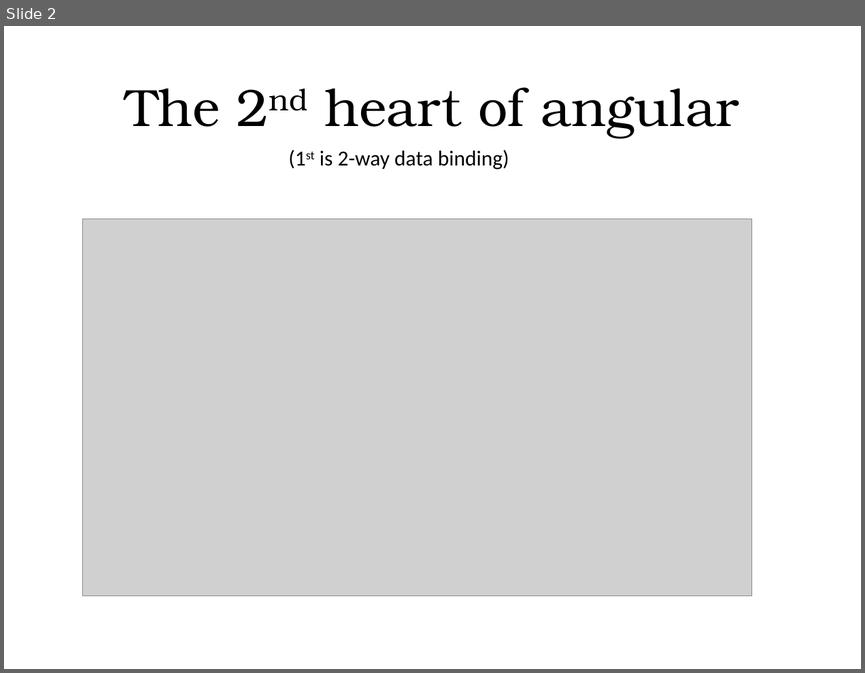
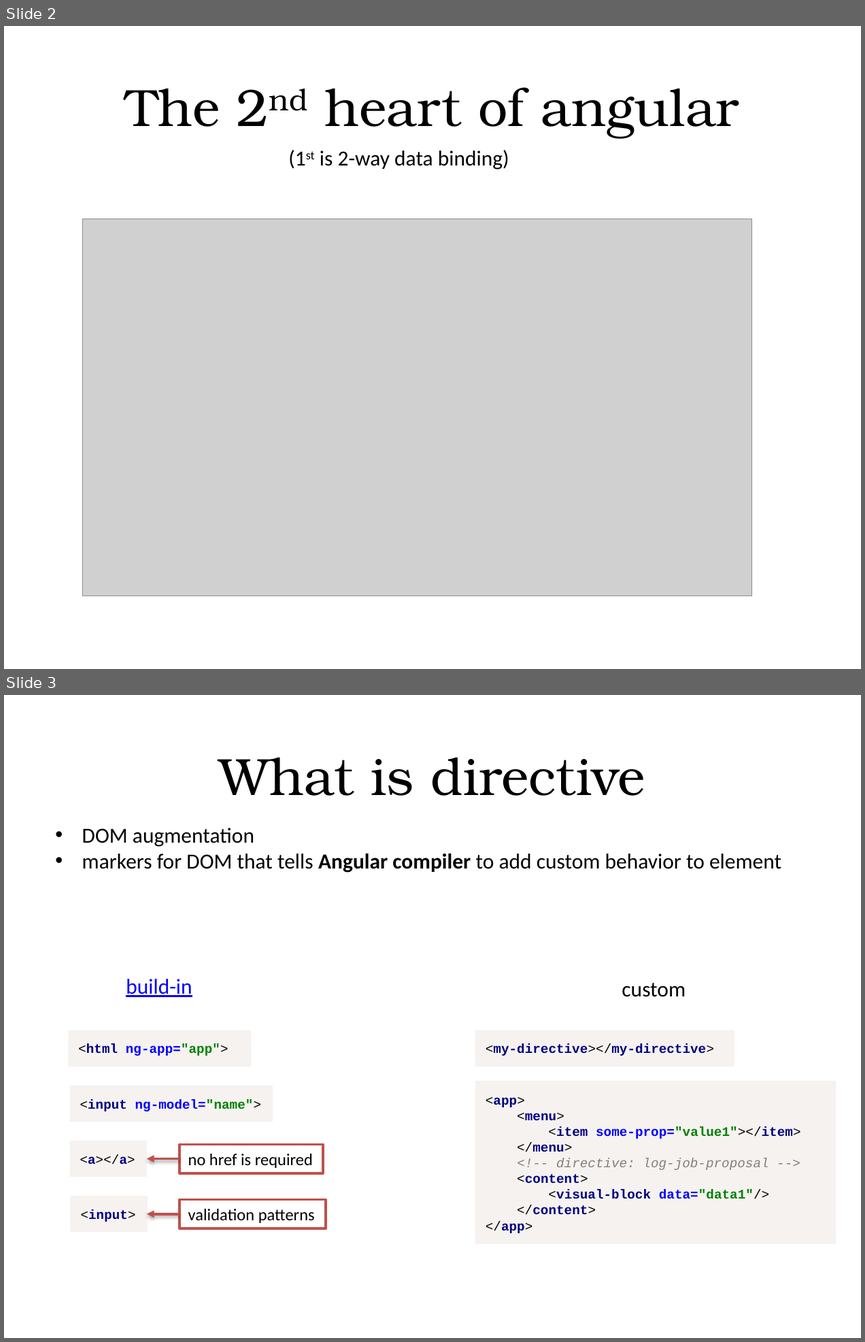
Before and after one commit to alexeymatveevp/angularjs-course, a slide deck: docs/03_directives.pptx. Shown one above the other, each under a label of ours: slide 2 before the commit, slides 2 and 3 after it. The pictures are 865x673 and 865x1342 pixels, drawn with LibreOffice and Linux fonts; fonts in the diff are those of the drawing; grey boxes stand for pictures. Boxes give left, top, right and bottom in pixels: in the first picture for what was removed or moved away, otherwise in the second. Text is boxed around its words. In the diff, an @@ line names an element or a change of style, - is before the commit and + after.

Commit message:
part 4 directives final

```diff
--- a/docs/03_directives.pptx
+++ b/docs/03_directives.pptx
@@ slide 3 added at [4,695,861,1338], background #FFFFFF @@
@@ title added at [219,757,645,796], 44 pt, text #000000 @@
+What is directive
@@ text added at [82,828,781,872], 18 pt, text #000000 @@
+• DOM augmentation
+• markers for DOM that tells Angular compiler to add custom behavior to element
@@ text added at [126,979,192,997], 18 pt, text #0000FF, underline @@
+build-in
@@ text added at [621,983,685,997], 18 pt, text #000000 @@
+custom
@@ rectangle added at [68,1030,252,1066], fill #F5F2F0, 11 pt, text #0000FF, bold @@
+<html ng-app="app">
@@ rectangle added at [475,1030,734,1066], fill #F5F2F0, 11 pt, text #000080, bold @@
+<my-directive></my-directive>
@@ rectangle added at [475,1081,836,1243], fill #F5F2F0, 11 pt, text #000080, bold @@
+<app>
+<menu>
+<item some-prop="value1"></item>
+</menu>
+<!-- directive: log-job-proposal -->
+<content>
+<visual-block data="data1"/>
+</content>
+</app>
@@ rectangle added at [70,1085,273,1121], fill #F5F2F0, 11 pt, text #0000FF, bold @@
+<input ng-model="name">
@@ rectangle added at [70,1140,147,1176], fill #F5F2F0, 11 pt, text #000000 @@
+<a></a>
@@ arrow added from (179, 1159) to (147, 1159), #C0504D 2 pt @@
@@ rectangle added at [179,1144,323,1173], fill #FFFFFF, outline #C0504D 2 pt, 14 pt, text #000000 @@
+no href is required
@@ rectangle added at [71,1195,148,1232], fill #F5F2F0, 11 pt, text #000080, bold @@
+<input>
@@ rectangle added at [179,1200,326,1229], fill #FFFFFF, outline #C0504D 2 pt, 14 pt, text #000000 @@
+validation patterns
@@ arrow added from (179, 1213) to (147, 1213), #C0504D 2 pt @@
```
Also in this commit, not shown: 3 slides changed, 1 other slide added, 17 slides removed, 31 other files.
